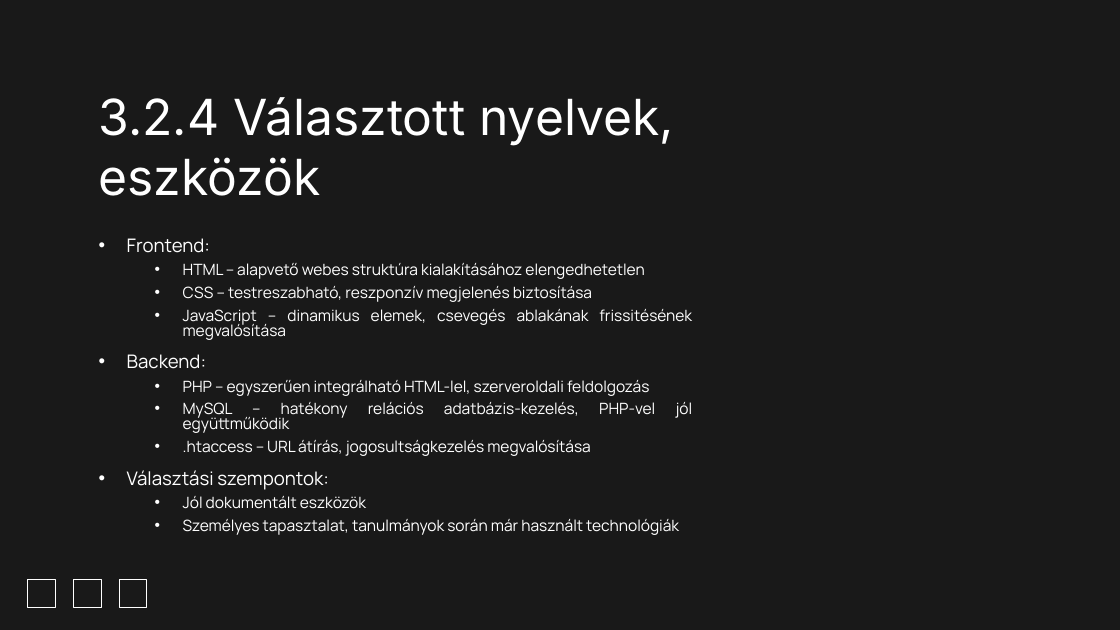
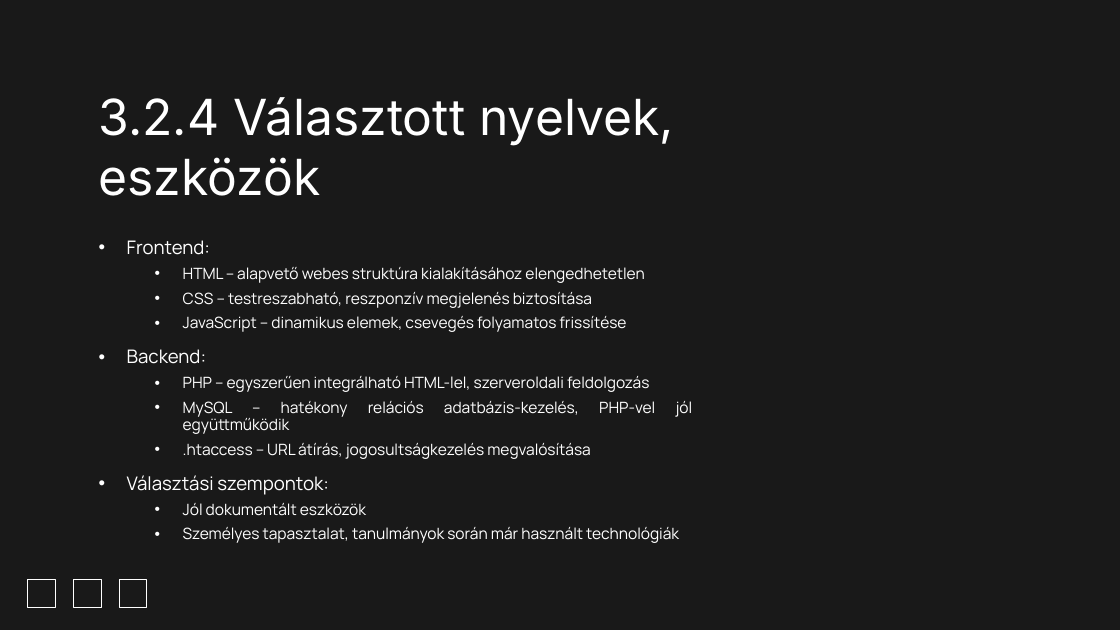
Before and after one commit to Dominik488/ViszgaRemek, a slide deck: slide 47 of documentation 2.pptx. Drawn at 1120x630 pixels with LibreOffice and Linux fonts; fonts in the diff are those of the drawing; background and template pictures are left out. Boxes give left, top, right and bottom in pixels: in the first picture for what was removed or moved away, otherwise in the second. Text is boxed around its words. In the diff, an @@ line names an element or a change of style, - is before the commit and + after.

```diff
--- a/documentation 2.pptx
+++ b/documentation 2.pptx
@@ subtitle at bbox=[127, 240, 693, 543]: line spacing 0.8 to 0.9 @@
@@ subtitle at bbox=[183, 316, 626, 332]: text changed @@
-  • JavaScript – dinamikus elemek, csevegés ablakának frissitésének megvalósítása
+  • JavaScript – dinamikus elemek, csevegés folyamatos frissítése
```
Also in this commit, not shown: 12 other slides changed, 1 slide removed.
